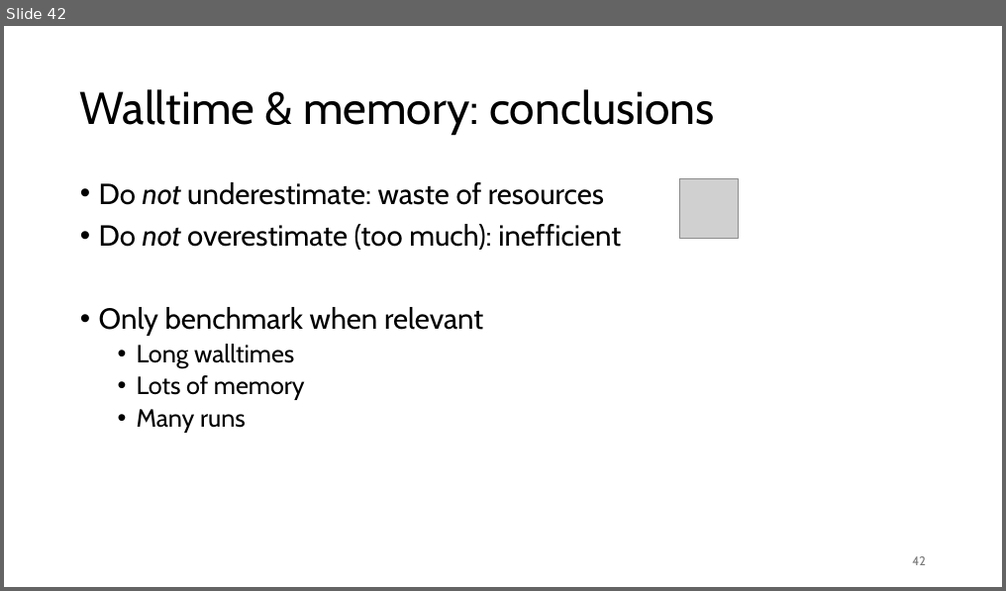
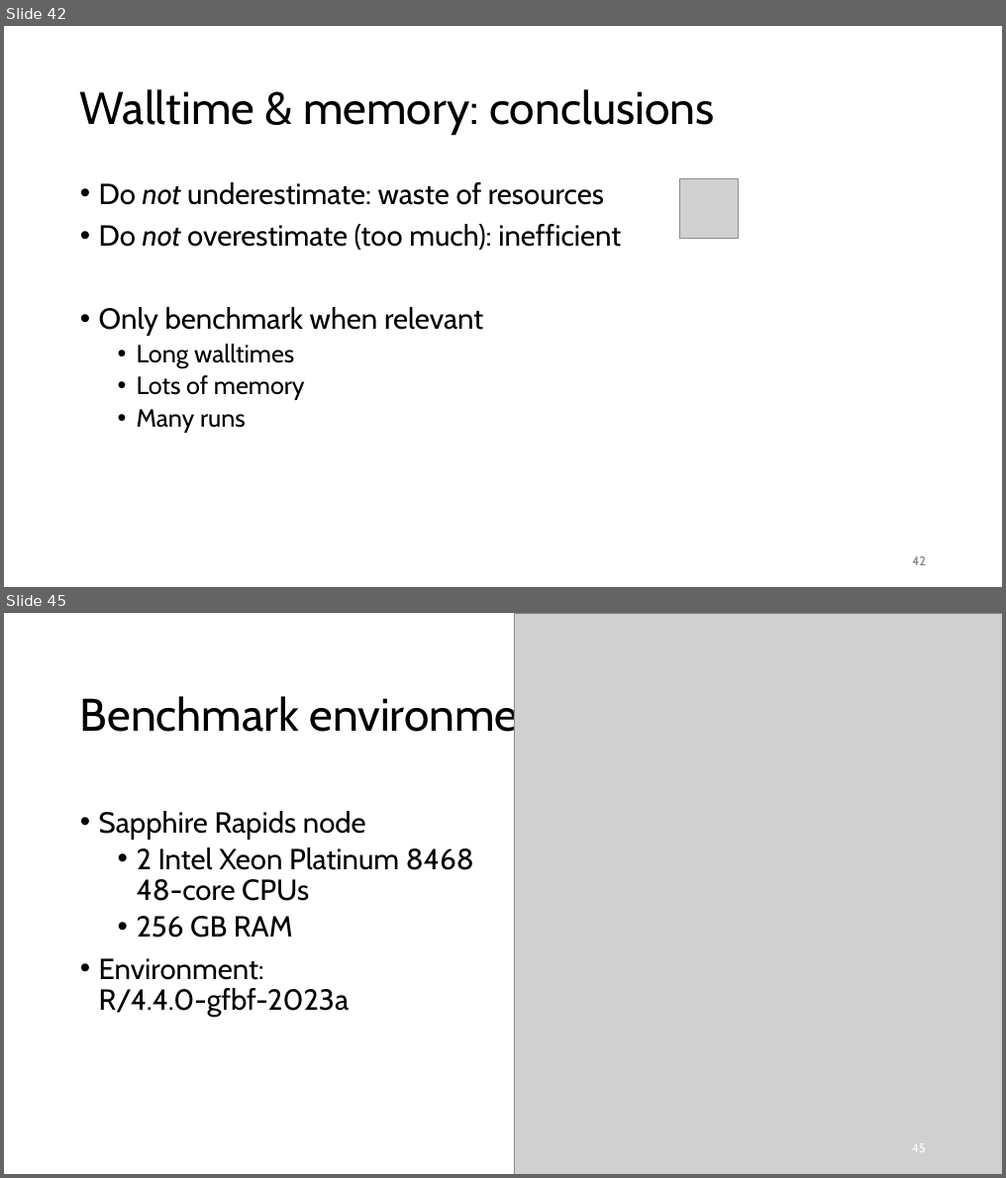
Before and after one commit to gjbex/Best-practices-for-data-science-on-HPC, a slide deck: best_practices_for_data_science_on_hpc.pptx. Shown one above the other, each under a label of ours: slide 42 before the commit, slides 42 and 45 after it; the slides between them are not shown. The pictures are 1006x591 and 1006x1178 pixels, drawn with LibreOffice and Linux fonts; fonts in the diff are those of the drawing; grey boxes stand for pictures. Boxes give left, top, right and bottom in pixels: in the first picture for what was removed or moved away, otherwise in the second. Text is boxed around its words. In the diff, an @@ line names an element or a change of style, - is before the commit and + after.

Commit message:
Add efficiency benchmarks

```diff
--- a/best_practices_for_data_science_on_hpc.pptx
+++ b/best_practices_for_data_science_on_hpc.pptx
@@ slide 45 added at <box>4,613,1002,1174</box>, background #FFFFFF @@
@@ picture added at <box>514,613,1002,1174</box> @@
@@ title added at <box>80,692,559,742</box>, 44 pt, text #000000 @@
+Benchmark environment
@@ text added at <box>99,811,474,1017</box>, 28 pt, text #000000 @@
+• Sapphire Rapids node
+  • 2 Intel Xeon Platinum 8468 48-core CPUs
+  • 256 GB RAM
+• Environment:
+  R/4.4.0-gfbf-2023a
@@ page number added at <box>912,1145,926,1153</box>, 12 pt, text #FFFFFF @@
+45
```
Also in this commit, not shown: 6 other slides added.
